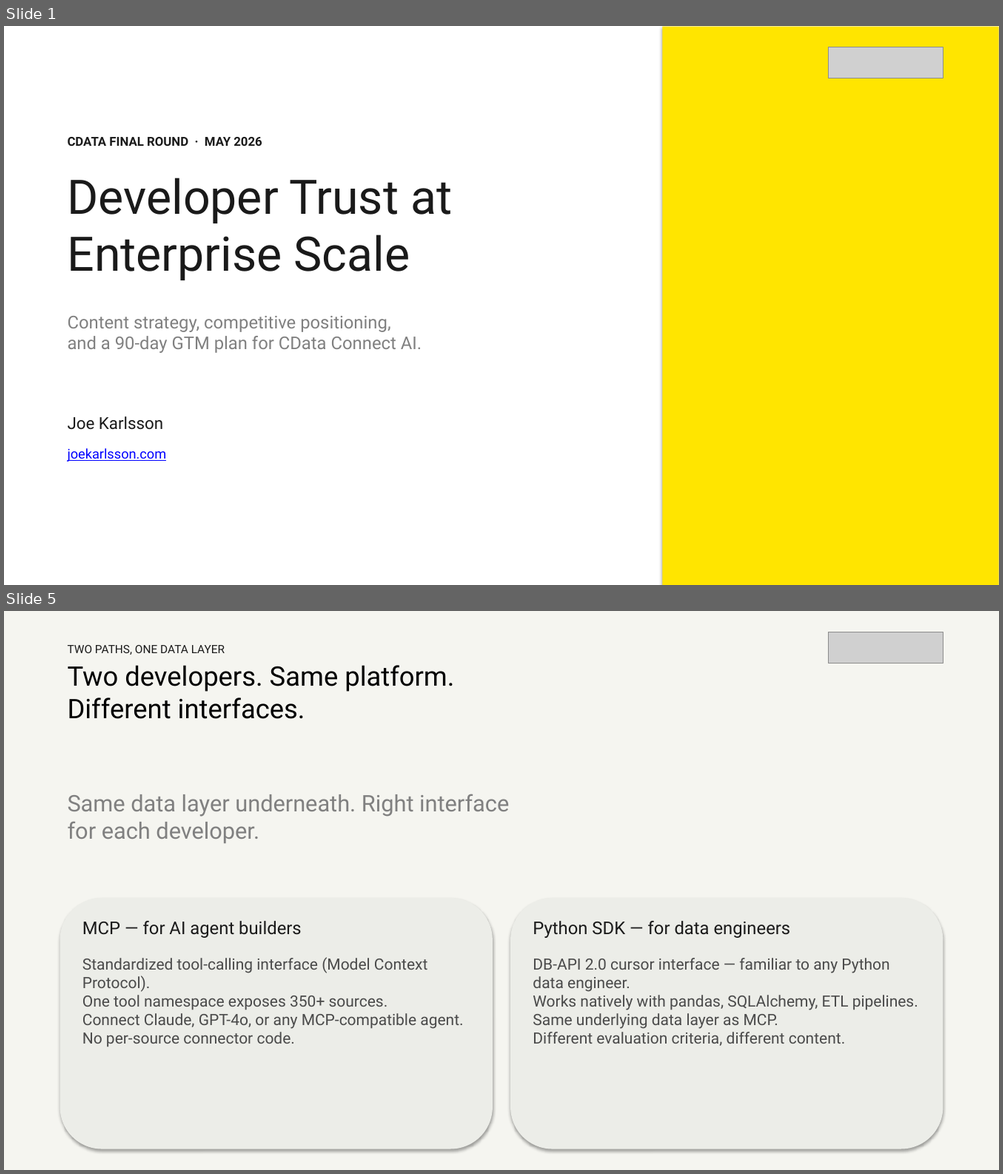
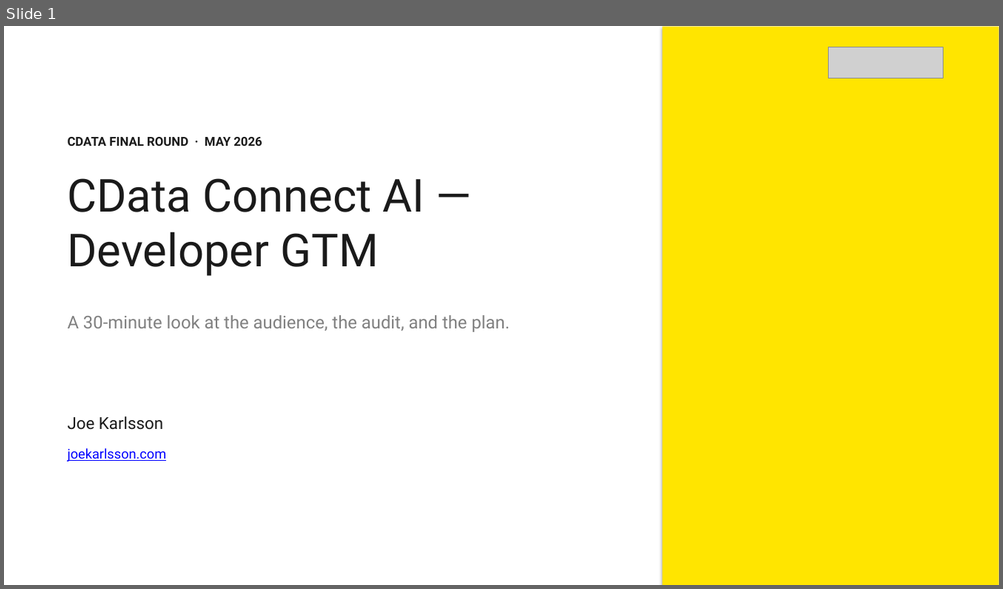
Before and after one commit to JoeKarlsson/connect-ai-agent-demo, a slide deck: presentation/cdata-interview.pptx. Shown one above the other, each under a label of ours: slides 1 and 5 before the commit, slide 1 after it; the slides between them are not shown. The pictures are 1003x1174 and 1003x589 pixels, drawn with LibreOffice and Linux fonts; fonts in the diff are those of the drawing; grey boxes stand for pictures. Boxes give left, top, right and bottom in pixels: in the first picture for what was removed or moved away, otherwise in the second. Text is boxed around its words. In the diff, an @@ line names an element or a change of style, - is before the commit and + after.

```diff
--- a/presentation/cdata-interview.pptx
+++ b/presentation/cdata-interview.pptx
@@ slide 5 removed at (4, 611, 999, 1170), background #F5F5F0 @@
@@ picture removed at (828, 632, 943, 664) @@
@@ text removed at (68, 645, 225, 655) @@
-TWO PATHS, ONE DATA LAYER
@@ text removed at (68, 665, 454, 719) @@
-Two developers. Same platform. Different interfaces.
@@ text removed at (68, 794, 509, 843) @@
-Same data layer underneath. Right interface for each developer.
@@ rounded rectangle removed at (60, 898, 492, 1150) @@
@@ rounded rectangle removed at (511, 898, 943, 1150) @@
@@ text removed at (82, 921, 301, 938) @@
-MCP — for AI agent builders
@@ text removed at (532, 921, 791, 938) @@
-Python SDK — for data engineers
@@ text removed at (82, 957, 463, 1048) @@
-Standardized tool-calling interface (Model Context Protocol).
-One tool namespace exposes 350+ sources.
-Connect Claude, GPT-4o, or any MCP-compatible agent.
-No per-source connector code.
@@ text removed at (532, 958, 918, 1046) @@
-DB-API 2.0 cursor interface — familiar to any Python data engineer.
-Works natively with pandas, SQLAlchemy, ETL pipelines.
-Same underlying data layer as MCP.
-Different evaluation criteria, different content.
@@ slide 1 changed as well @@
@@ text at (68, 178, 425, 276): text changed; size 46 to 44 pt @@
-Developer Trust at Enterprise Scale
+CData Connect AI — Developer GTM
@@ text at (68, 315, 510, 332): text changed @@
-Content strategy, competitive positioning,
-and a 90-day GTM plan for CData Connect AI.
+A 30-minute look at the audience, the audit, and the plan.
```
Also in this commit, not shown: 1 other slide changed, 43 slides added, 17 other slides removed, 8 other files.
